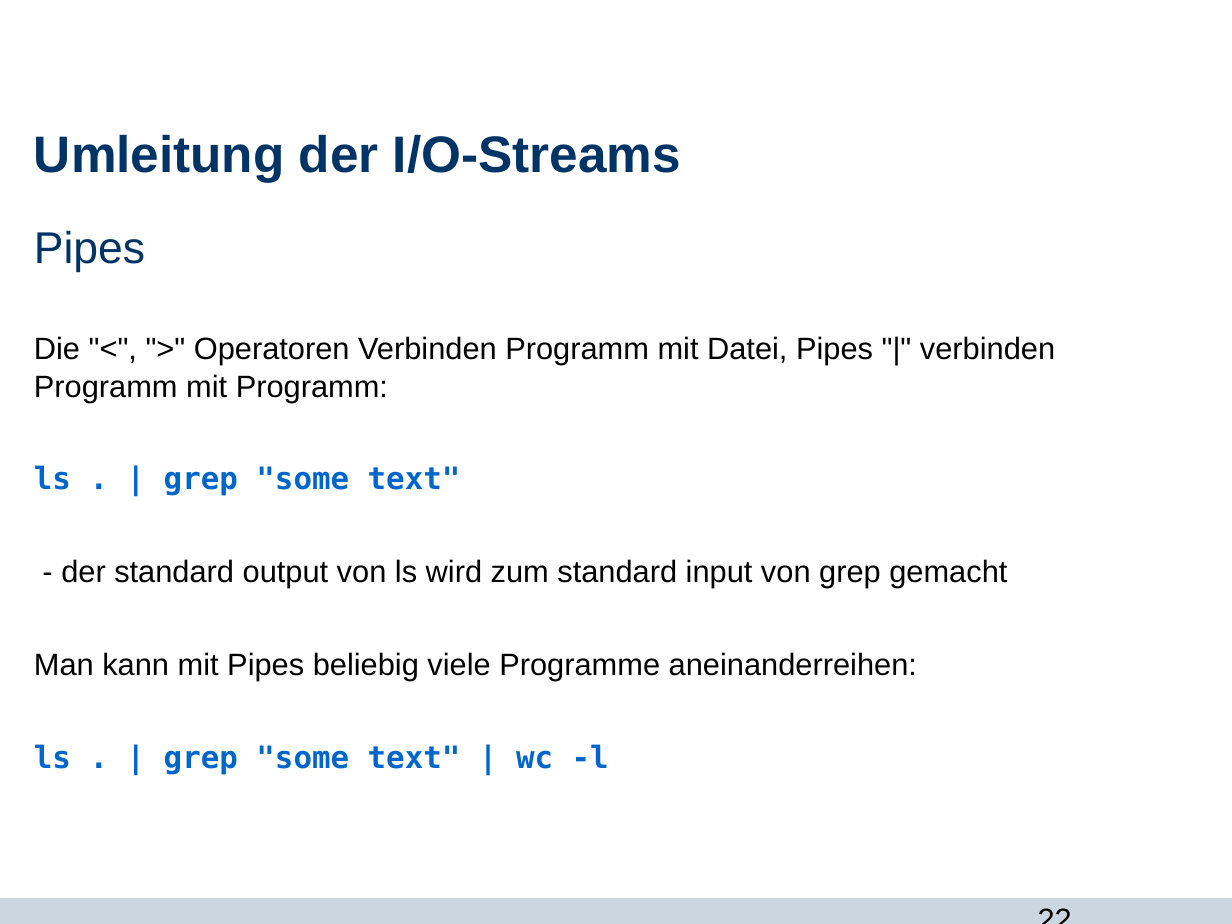
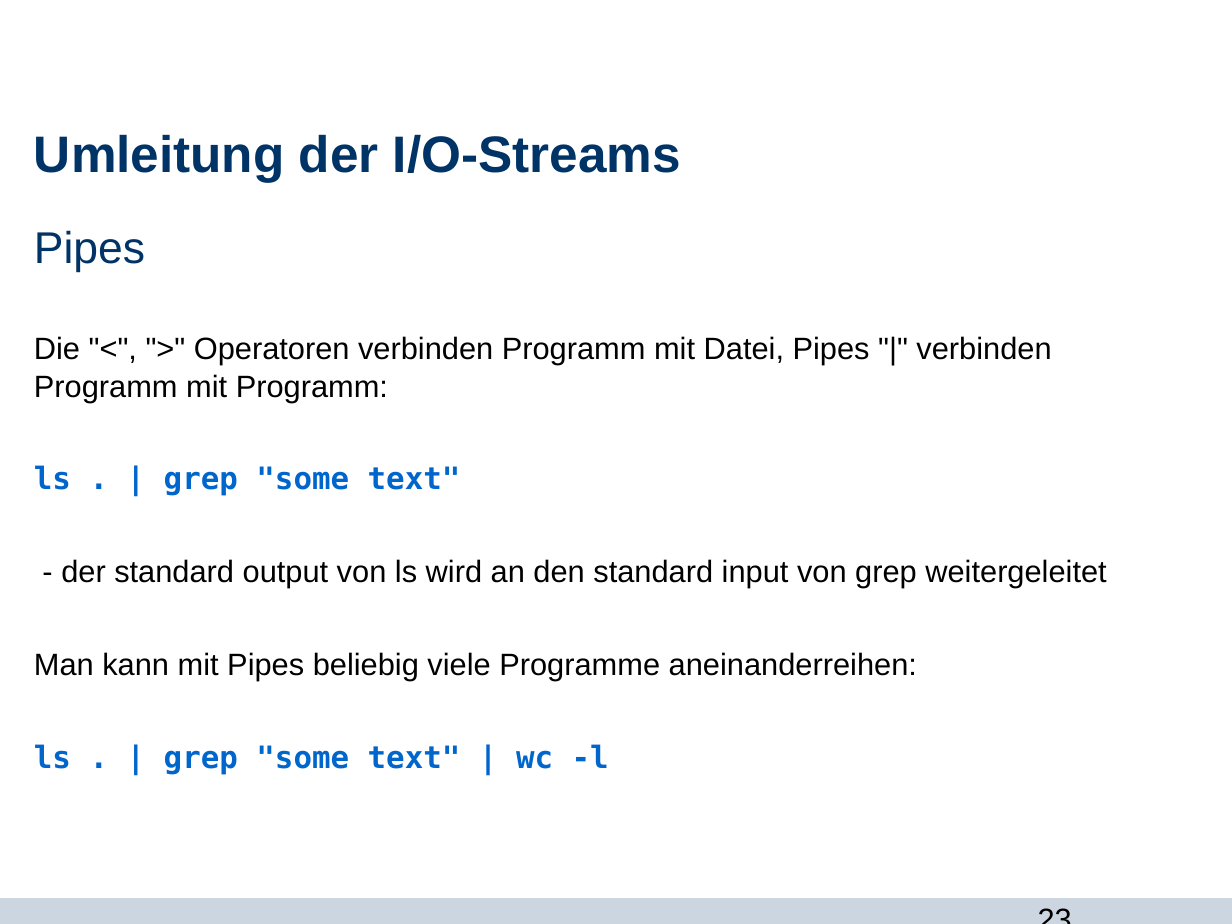
Before and after one commit to Jane333/git, a slide deck: slide 23 of bash_und_du.odp (slide 22 before the commit). Drawn at 1232x924 pixels with LibreOffice and Linux fonts; fonts in the diff are those of the drawing; background and template pictures are left out. Boxes give left, top, right and bottom in pixels: in the first picture for what was removed or moved away, otherwise in the second. Text is boxed around its words. In the diff, an @@ line names an element or a change of style, - is before the commit and + after.

```diff
--- a/bash_und_du.odp
+++ b/bash_und_du.odp
@@ text at (34, 336, 1051, 402): text changed @@
-Die "<", ">" Operatoren Verbinden Programm mit Datei, Pipes "|" verbinden Programm mit Programm:
+Die "<", ">" Operatoren verbinden Programm mit Datei, Pipes "|" verbinden Programm mit Programm:
@@ text at (61, 559, 1106, 588): text changed @@
-- der standard output von ls wird zum standard input von grep gemacht
+- der standard output von ls wird an den standard input von grep weitergeleitet
@@ page number at (1025, 893, 1190, 924): text changed @@
-22
+23
```
Also in this commit, not shown: 5 other slides changed, 1 slide added.
